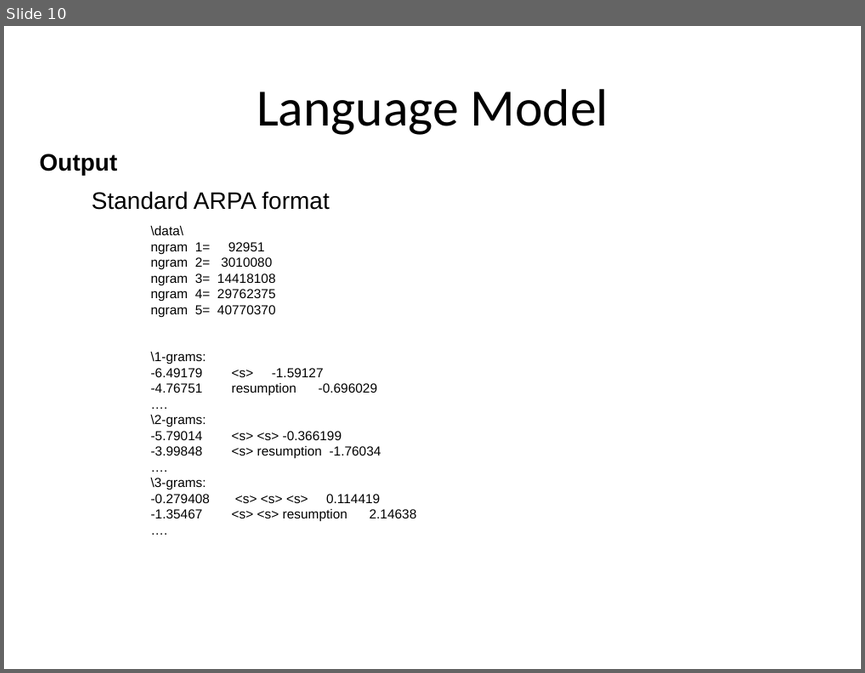
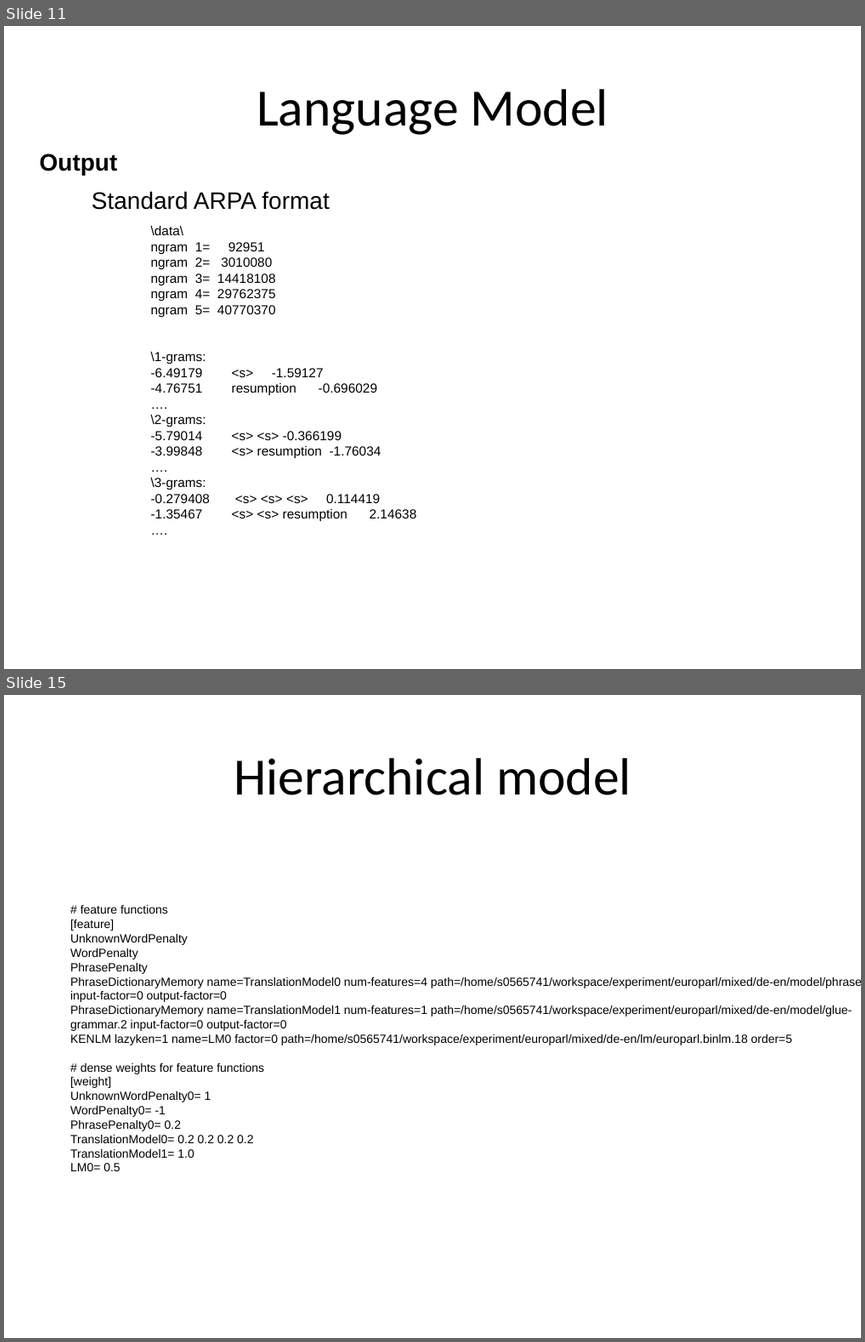
Before and after one commit to hieuhoang/papers, a slide deck: icon.2014/Basics.odp. Shown one above the other, each under a label of ours: slide 10 before the commit, slides 11 and 15 after it; the slides between them are not shown. The pictures are 865x673 and 865x1342 pixels, drawn with LibreOffice and Linux fonts; fonts in the diff are those of the drawing; background and template pictures are left out. Boxes give left, top, right and bottom in pixels: in the first picture for what was removed or moved away, otherwise in the second. Text is boxed around its words. In the diff, an @@ line names an element or a change of style, - is before the commit and + after.

```diff
--- a/icon.2014/Basics.odp
+++ b/icon.2014/Basics.odp
@@ slide 15 added at <box>4,695,861,1338</box>, background #FFFFFF @@
@@ title added at <box>234,758,631,795</box>, 44 pt, text #000000 @@
+Hierarchical model
@@ text added at <box>70,905,861,1171</box>, 10 pt, text #000000 @@
+# feature functions
+[feature]
+UnknownWordPenalty
+WordPenalty
+PhrasePenalty
+PhraseDictionaryMemory name=TranslationModel0 num-features=4 path=/home/s0565741/workspace/experiment/europarl/mixed/de-en/model/phrase-table.2 input-factor=0 output-factor=0
+PhraseDictionaryMemory name=TranslationModel1 num-features=1 path=/home/s0565741/workspace/experiment/europarl/mixed/de-en/model/glue-grammar.2 input-factor=0 output-factor=0
+KENLM lazyken=1 name=LM0 factor=0 path=/home/s0565741/workspace/experiment/europarl/mixed/de-en/lm/europarl.binlm.18 order=5
+# dense weights for feature functions
+[weight]
+UnknownWordPenalty0= 1
+WordPenalty0= -1
+PhrasePenalty0= 0.2
+TranslationModel0= 0.2 0.2 0.2 0.2
+TranslationModel1= 1.0
+LM0= 0.5
@@ what was slide 10 is now slide 11 @@
```
Also in this commit, not shown: 4 other slides added, 1 slide removed.
